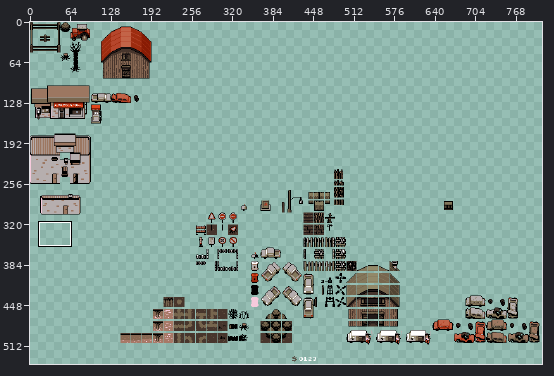
One commit to this pixel-art file: aseprite/collidables.aseprite. The first picture is a wide view before the edit; the outline marks the close-up.
Close-up. As it was:
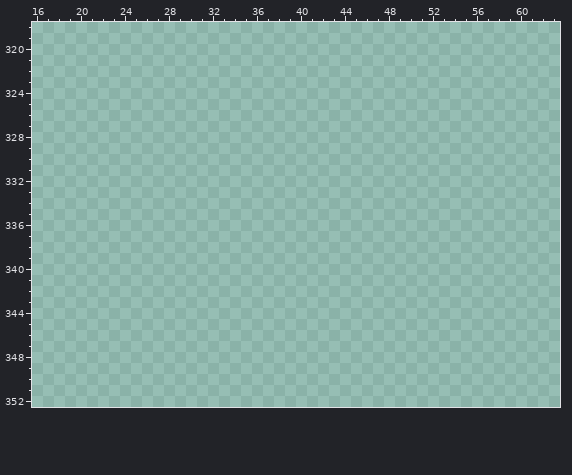
1000x1000 pixels, 1 frame. Pixels under 10% opacity are left out. Shown: x 16..63, y 318..352. The wide view leaves out empty margins.
Palette (. is transparent): 
After the commit:
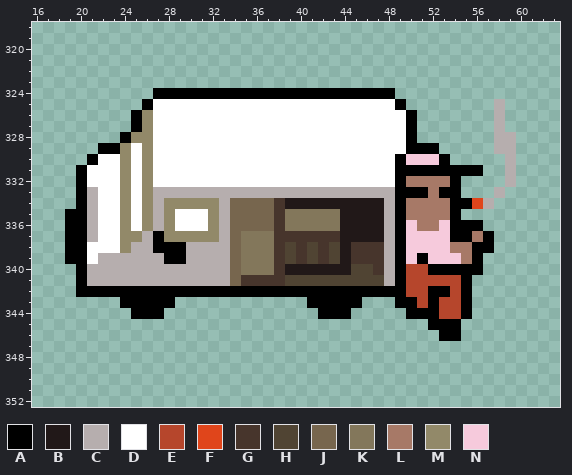
Colours new in this view: A #000000  B #211818  C #b6aeae  D #ffffff  E #b6462c  F #e0451b  G #47352c  H #504433  J #77664e  K #83775b  L #a77967  M #928969  N #f6cadc
Change:
Colour A now appears in row 324 at x 27 to 48; in row 325 at x 26 and 49; in rows 326 to 327 at x 25 and 50; in row 328 at x 24 and 50; in row 329 at x 22 to 23 and 50 to 52; in row 330 at x 21, 49 and 53.
Colour A now appears in row 331 at x 20 and 49 to 56; in row 332 at x 20, 49 and 54; in row 333 at x 20, 49 to 51 and 53 to 54; in row 334 at x 20, 49 and 54 to 55; in row 335 at x 19 to 20, 49 and 54; in row 336 at x 19 to 20, 49 and 54 to 56.
Colour A now appears in row 337 at x 19 to 20, 27, 49, 54 to 55 and 57; in row 338 at x 19 to 20, 27 to 29, 49 and 56 to 57; in row 339 at x 19 to 20, 28 to 29, 49, 51 and 56; in row 340 at x 20, 49 and 52 to 56; in row 341 at x 20, 49 and 55; in row 342 at x 20 to 49, 52 to 53 and 55.
Colour A now appears in row 343 at x 24 to 28, 41 to 45, 49 to 50, 52 and 55; in row 344 at x 25 to 27, 42 to 44, 50 to 52 and 55; in row 345 at x 52 to 54; in row 346 at x 53 to 54.
Colour B now appears in row 334 at x 39 to 47; in rows 335 to 337 at x 44 to 47; in rows 338 to 339 at x 44; in row 340 at x 39 to 44.
Colour C now appears in rows 325 to 327 at x 58; in rows 328 to 329 at x 58 to 59; in rows 330 to 332 at x 59; in row 333 at x 21, 27 to 48 and 58; in row 334 at x 21, 27, 33, 48 and 57; in rows 335 to 336 at x 21, 27, 33 and 48.
Colour C now appears in row 337 at x 21, 26, 33 and 48; in row 338 at x 25 to 26, 30 to 33 and 48; in row 339 at x 22 to 27, 30 to 33 and 48; in rows 340 to 341 at x 21 to 33 and 48.
Colour D now appears in row 325 at x 27 to 48; in rows 326 to 328 at x 27 to 49; in row 329 at x 25 and 27 to 49; in row 330 at x 22 to 23, 25 and 27 to 48; in rows 331 to 332 at x 21 to 23, 25 and 27 to 48; in rows 333 to 334 at x 22 to 23 and 25.
Colour D now appears in rows 335 to 336 at x 22 to 23, 25 and 29 to 31; in row 337 at x 22 to 23; in row 338 at x 21 to 23; in row 339 at x 21.
Colour E now appears in row 340 at x 50 to 51; in row 341 at x 50 to 54; in row 342 at x 50 to 51 and 54; in row 343 at x 51 and 53 to 54; in row 344 at x 53 to 54.
Colour F now appears in row 334 at x 56.
Colour G now appears in rows 334 to 336 at x 38; in row 337 at x 38 to 43; in rows 338 to 339 at x 38, 40, 42 and 45 to 47; in row 340 at x 38 and 47; in row 341 at x 35 to 38.
Colour H now appears in rows 338 to 339 at x 39, 41 and 43; in row 340 at x 45 to 46; in row 341 at x 39 to 47.
Colour J now appears in rows 334 to 336 at x 34 to 37; in rows 337 to 341 at x 34.
Colour K now appears in rows 335 to 336 at x 39 to 43; in rows 337 to 340 at x 35 to 37.
Colour L now appears in row 332 at x 50 to 53; in row 333 at x 52; in rows 334 to 335 at x 50 to 53; in row 336 at x 51 to 52; in row 337 at x 56; in row 338 at x 54 to 55.
Colour L now appears in row 339 at x 55.
Colour M now appears in rows 326 to 327 at x 26; in row 328 at x 25 to 26; in rows 329 to 333 at x 24 and 26; in row 334 at x 24, 26 and 28 to 32; in rows 335 to 336 at x 24, 26, 28 and 32; in row 337 at x 24 to 25 and 28 to 32.
Colour M now appears in row 338 at x 24.
Colour N now appears in row 330 at x 50 to 52; in row 336 at x 50 and 53; in rows 337 to 338 at x 50 to 53; in row 339 at x 50 and 52 to 54.
Changed places in both close-ups, as pixel boxes (x1, y1, x2, y2):
added: (65, 88, 516, 341)
